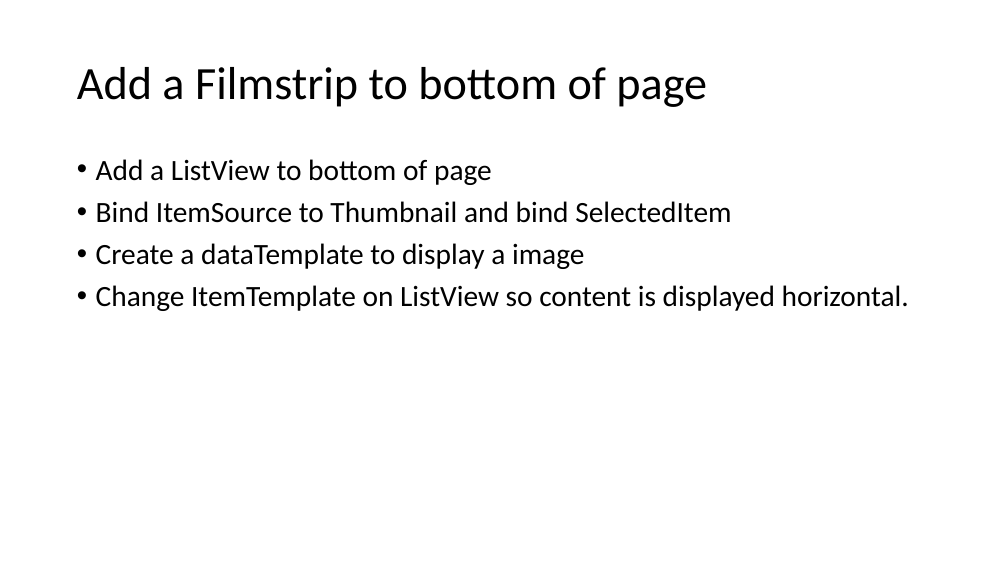
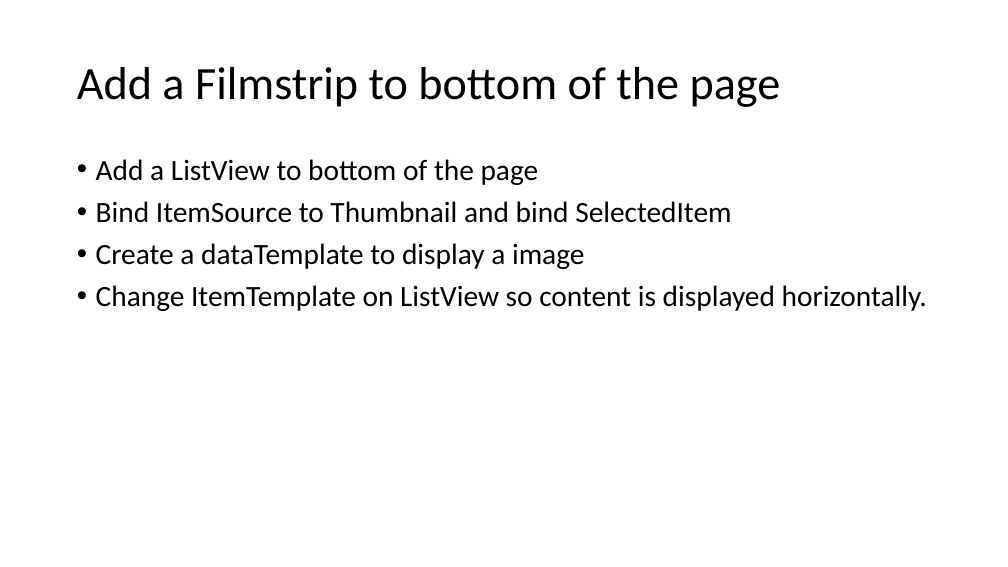
Before and after one commit to Cenito/PhotosLight, a slide deck: slide 6 of Documentation/PhotosLight-Hands-on-Labb.pptx (slide 5 before the commit). Drawn at 1008x567 pixels with LibreOffice and Linux fonts; fonts in the diff are those of the drawing. Boxes give left, top, right and bottom in pixels: in the first picture for what was removed or moved away, otherwise in the second. Text is boxed around its words. In the diff, an @@ line names an element or a change of style, - is before the commit and + after.

```diff
--- a/Documentation/PhotosLight-Hands-on-Labb.pptx
+++ b/Documentation/PhotosLight-Hands-on-Labb.pptx
@@ title at box(77, 67, 781, 107): text changed @@
-Add a Filmstrip to bottom of page
+Add a Filmstrip to bottom of the page
@@ text at box(96, 159, 539, 185): text changed @@
-• Add a ListView to bottom of page
+• Add a ListView to bottom of the page
@@ text at box(96, 285, 927, 311): text changed @@
-• Change ItemTemplate on ListView so content is displayed horizontal.
+• Change ItemTemplate on ListView so content is displayed horizontally.
```
Also in this commit, not shown: 3 other slides changed, 2 slides added, 1 slide removed.
